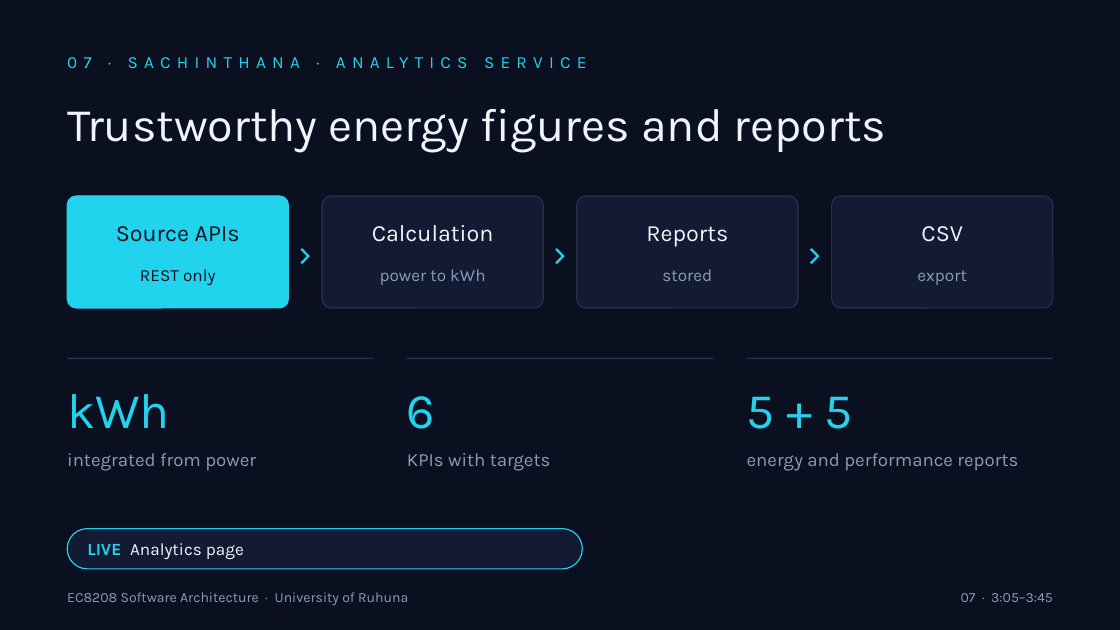
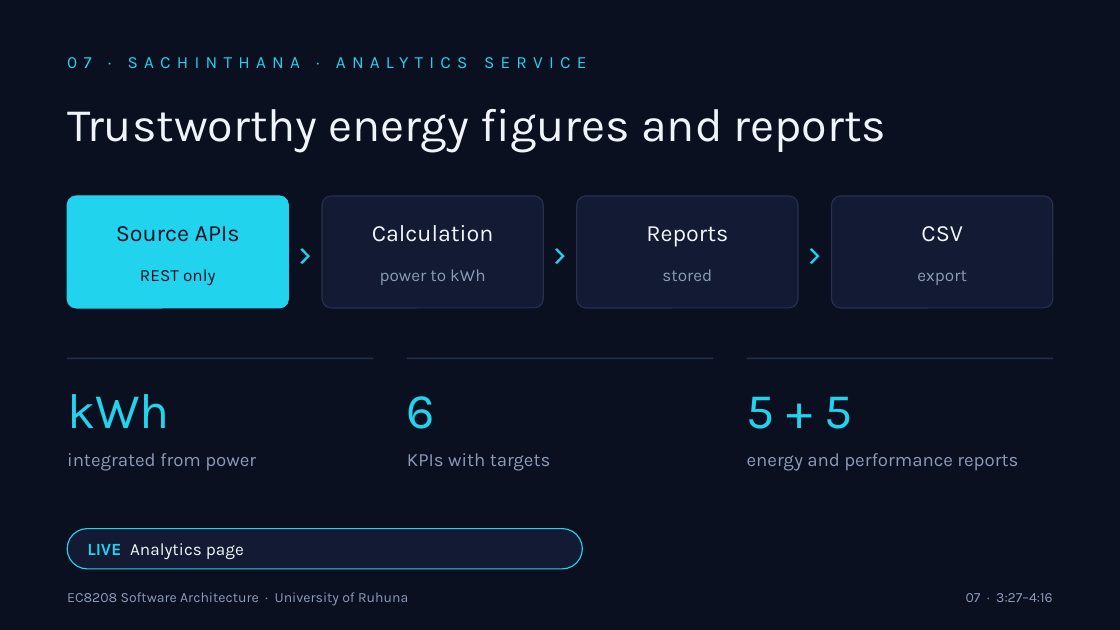
Before and after one commit to CharithManaujayaMUTEC/REOAGMS, a slide deck: slide 7 of deliverables/REOAGMS-Team-Presentation.pptx. Drawn at 1120x630 pixels with LibreOffice and Linux fonts; fonts in the diff are those of the drawing. Boxes give left, top, right and bottom in pixels: in the first picture for what was removed or moved away, otherwise in the second. Text is boxed around its words. In the diff, an @@ line names an element or a change of style, - is before the commit and + after.

```diff
--- a/deliverables/REOAGMS-Team-Presentation.pptx
+++ b/deliverables/REOAGMS-Team-Presentation.pptx
@@ text at (x1=966, y1=593, x2=1053, y2=602): text changed @@
-07 · 3:05–3:45
+07 · 3:27–4:16
```
Also in this commit, not shown: 7 other slides changed, 5 other files.
